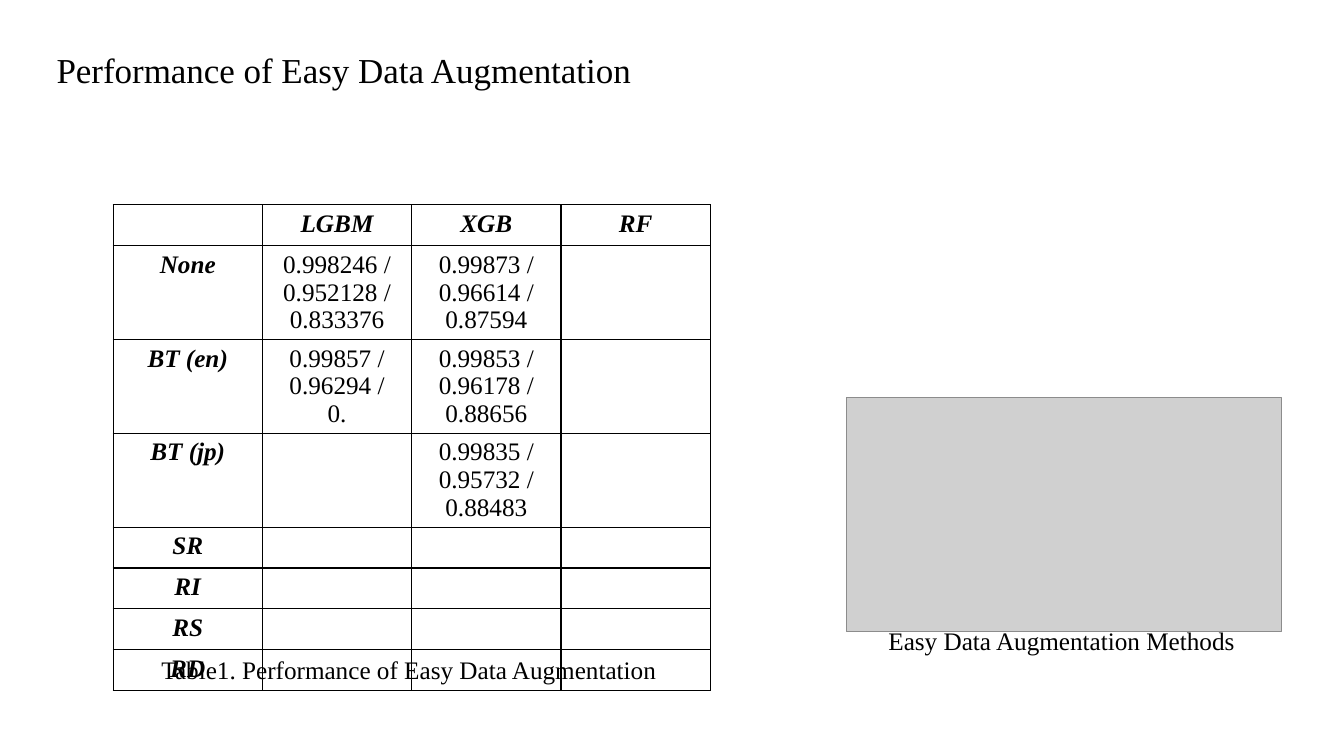
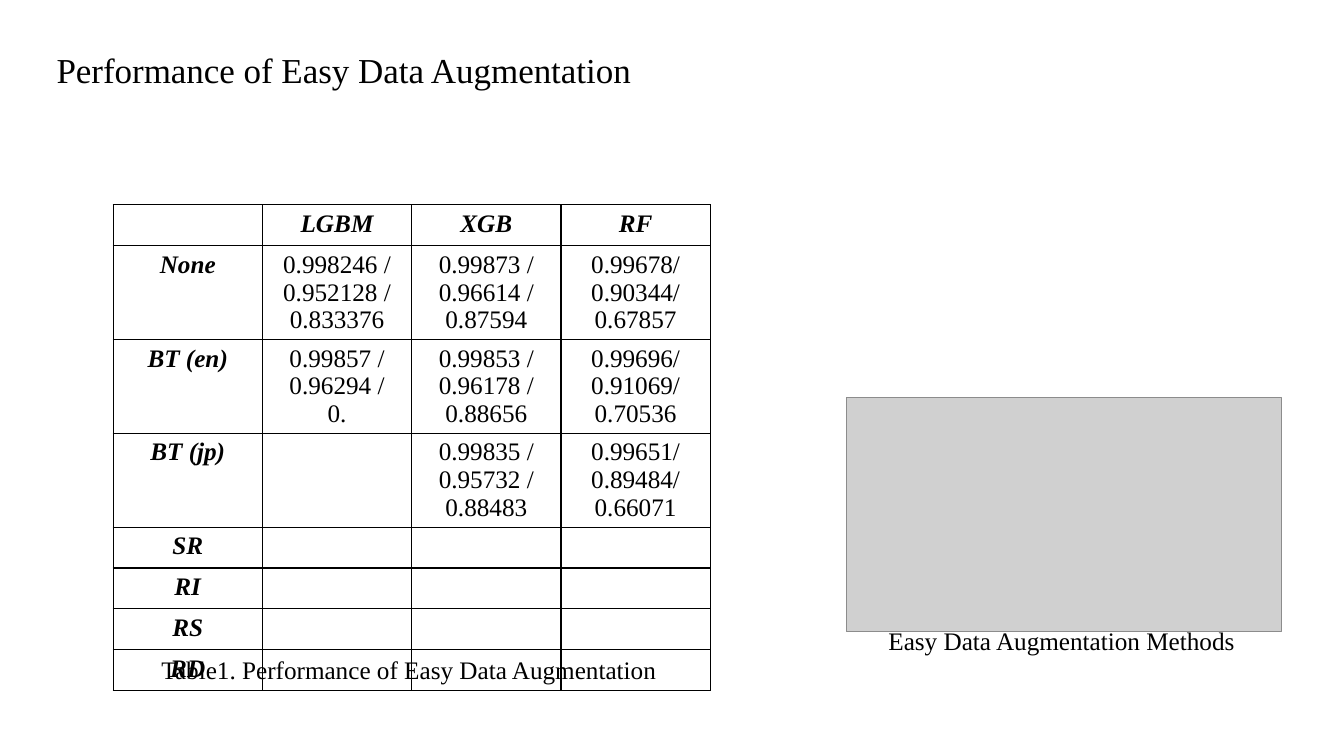
Before and after one commit to BOAZ-ADV/phishing-bum, a slide deck: slide 1 of result/diagram_xgb.pptx. Drawn at 1344x756 pixels with LibreOffice and Linux fonts; fonts in the diff are those of the drawing; grey boxes stand for pictures. Boxes give left, top, right and bottom in pixels: in the first picture for what was removed or moved away, otherwise in the second. Text is boxed around its words. In the diff, an @@ line names an element or a change of style, - is before the commit and + after.

```diff
--- a/result/diagram_xgb.pptx
+++ b/result/diagram_xgb.pptx
@@ table at [113,205,710,712] @@
-row 2, column 4: 
+row 2, column 4: 0.99678/ / 0.90344/ / 0.67857
-row 3, column 4: 
+row 3, column 4: 0.99696/ / 0.91069/ / 0.70536
-row 4, column 4: 
+row 4, column 4: 0.99651/ / 0.89484/ / 0.66071
```
Also in this commit, not shown: 1 other slide changed, 7 other files.
